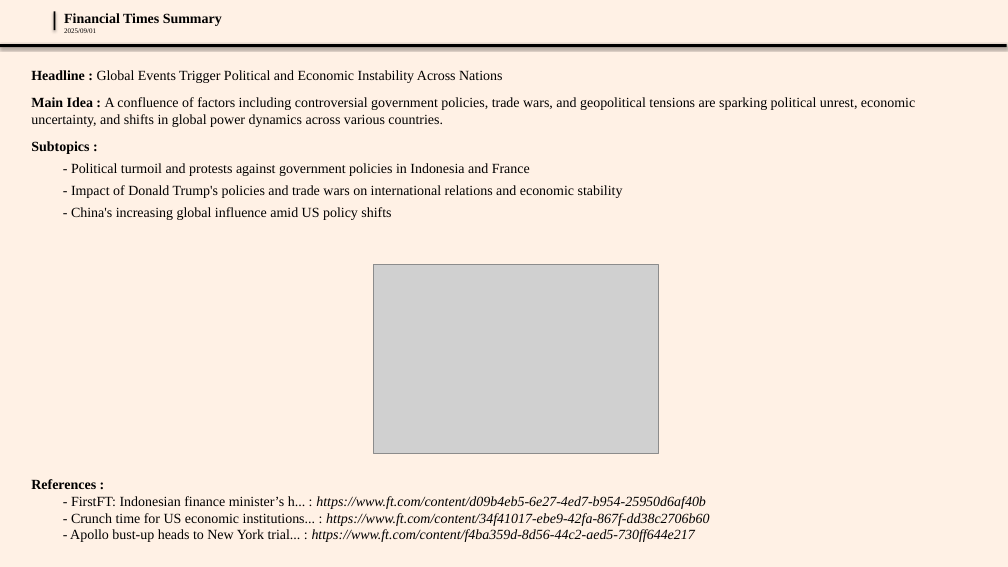
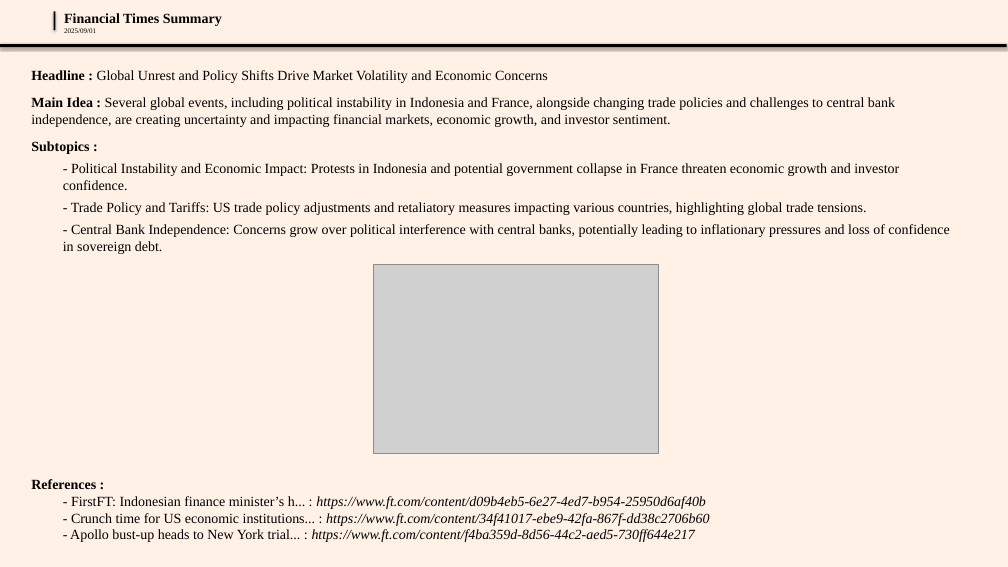
Before and after one commit to AhmedTioual/ft_scraper, a slide deck: slide 4 of data/presentations/themes_presentation_2025-09-01.pptx. Drawn at 1008x567 pixels with LibreOffice and Linux fonts; fonts in the diff are those of the drawing; grey boxes stand for pictures; background and template pictures are left out. Boxes give left, top, right and bottom in pixels: in the first picture for what was removed or moved away, otherwise in the second. Text is boxed around its words. In the diff, an @@ line names an element or a change of style, - is before the commit and + after.

```diff
--- a/data/presentations/themes_presentation_2025-09-01.pptx
+++ b/data/presentations/themes_presentation_2025-09-01.pptx
@@ text at bbox=[31, 70, 895, 127]: text changed @@
-Headline : Global Events Trigger Political and Economic Instability Across Nations
-Main Idea : A confluence of factors including controversial government policies, trade wars, and geopolitical tensions are sparking political unrest, economic uncertainty, and shifts in global power dynamics across various countries.
+Headline : Global Unrest and Policy Shifts Drive Market Volatility and Economic Concerns
+Main Idea : Several global events, including political instability in Indonesia and France, alongside changing trade policies and challenges to central bank independence, are creating uncertainty and impacting financial markets, economic growth, and investor sentiment.
@@ text at bbox=[63, 163, 949, 254]: text changed @@
-  - Political turmoil and protests against government policies in Indonesia and France
-  - Impact of Donald Trump's policies and trade wars on international relations and economic stability
-  - China's increasing global influence amid US policy shifts
+  - Political Instability and Economic Impact: Protests in Indonesia and potential government collapse in France threaten economic growth and investor confidence.
+  - Trade Policy and Tariffs: US trade policy adjustments and retaliatory measures impacting various countries, highlighting global trade tensions.
+  - Central Bank Independence: Concerns grow over political interference with central banks, potentially leading to inflationary pressures and loss of confidence in sovereign debt.
```
Also in this commit, not shown: 2 other slides changed.
